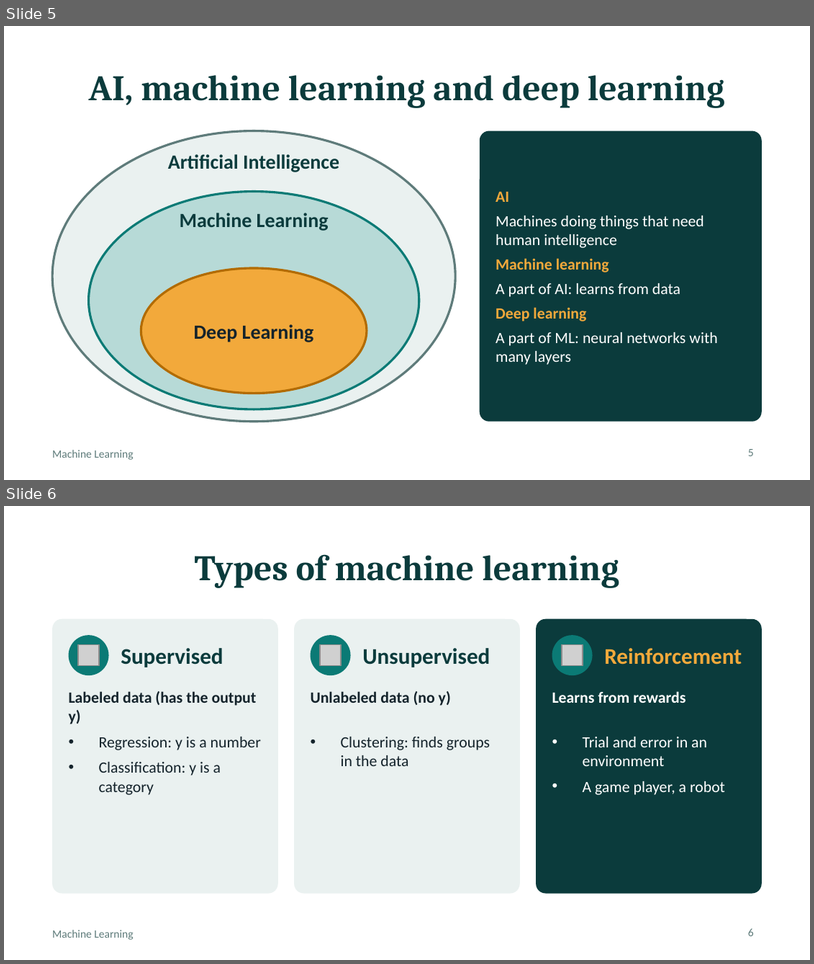
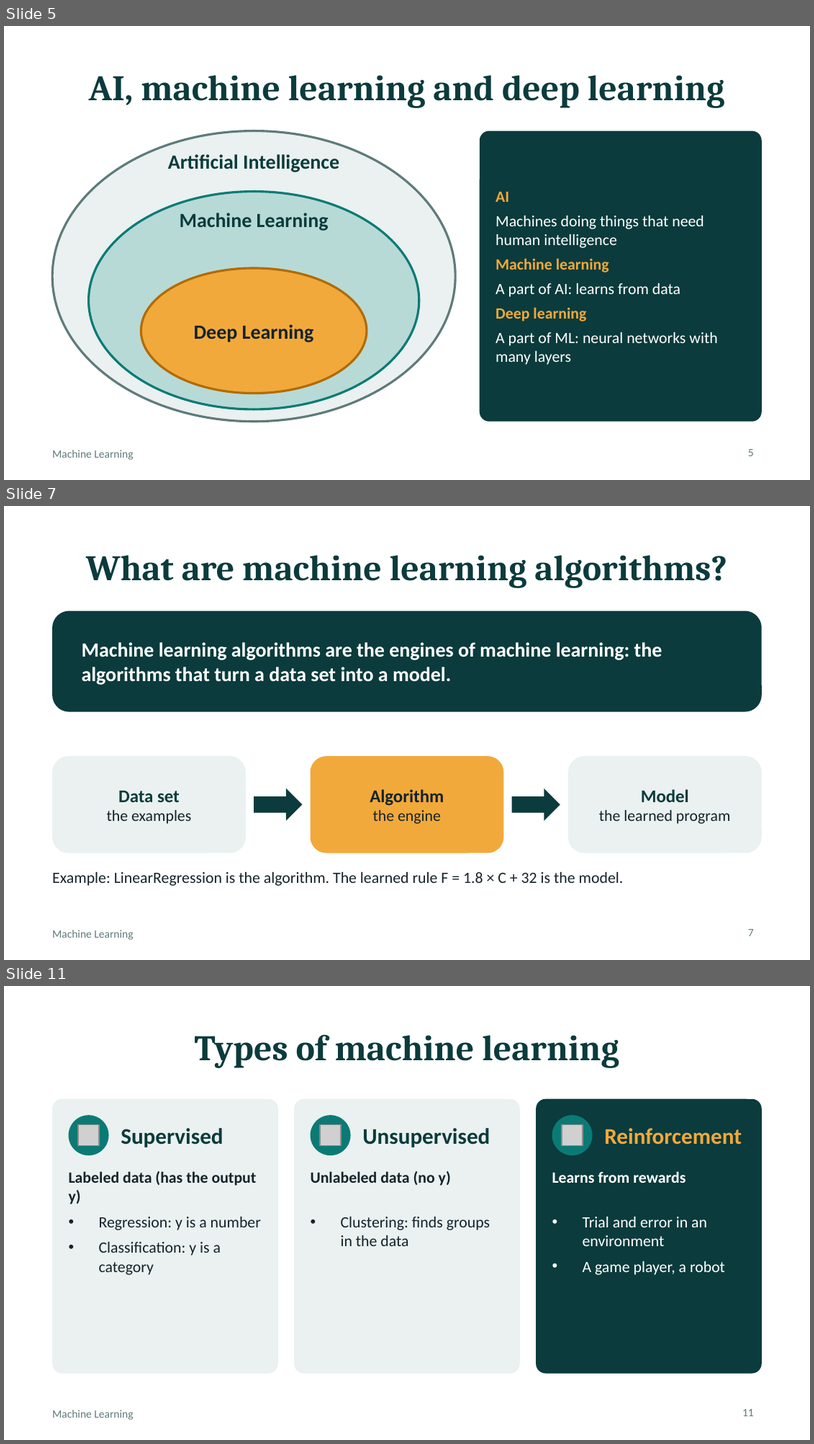
Before and after one commit to mgm-murali-ai/ai-learning, a slide deck: AI-Naresh-IT/notes/machine-learning/machine-learning.pptx. Shown one above the other, each under a label of ours: slides 5 and 6 before the commit, slides 5, 7 and 11 after it; the slides between them are not shown. The pictures are 814x964 and 814x1444 pixels, drawn with LibreOffice and Linux fonts; fonts in the diff are those of the drawing; grey boxes stand for pictures. Boxes give left, top, right and bottom in pixels: in the first picture for what was removed or moved away, otherwise in the second. Text is boxed around its words. In the diff, an @@ line names an element or a change of style, - is before the commit and + after.

```diff
--- a/AI-Naresh-IT/notes/machine-learning/machine-learning.pptx
+++ b/AI-Naresh-IT/notes/machine-learning/machine-learning.pptx
@@ slide 7 added at [4, 506, 810, 960], background #FFFFFF; not listed: 1 template element that a slide beside it also shows @@
@@ title added at [86, 555, 728, 588], 32 pt, text #0B3B3C, bold @@
+What are machine learning algorithms?
@@ rounded rectangle added at [52, 611, 762, 712], fill #0B3B3C, 18 pt, text #FFFFFF, bold @@
+Machine learning algorithms are the engines of machine learning: the algorithms that turn a data set into a model.
@@ rounded rectangle added at [52, 756, 246, 853], fill #EAF1F0, 14 pt, text #14232B @@
+Data set
+the examples
@@ rounded rectangle added at [311, 756, 504, 853], fill #F2A93B, 16 pt, text #14232B, bold @@
+Algorithm
+the engine
@@ rounded rectangle added at [568, 756, 762, 853], fill #EAF1F0, 14 pt, text #14232B @@
+Model
+the learned program
@@ right arrow added at [254, 788, 302, 821], fill #0B3B3C @@
@@ right arrow added at [512, 788, 561, 821], fill #0B3B3C @@
@@ text added at [52, 872, 624, 885], 14 pt, text #14232B @@
+Example: LinearRegression is the algorithm. The learned rule F = 1.8 × C + 32 is the model.
@@ page number added at [748, 929, 754, 936], 10 pt, text #5E7B7A @@
+7
@@ what was slide 6 is now slide 11 @@
@@ page number at [743, 1409, 754, 1416]: text changed @@
-6
+11
```
Also in this commit, not shown: 6 other slides added, 9 other files.
